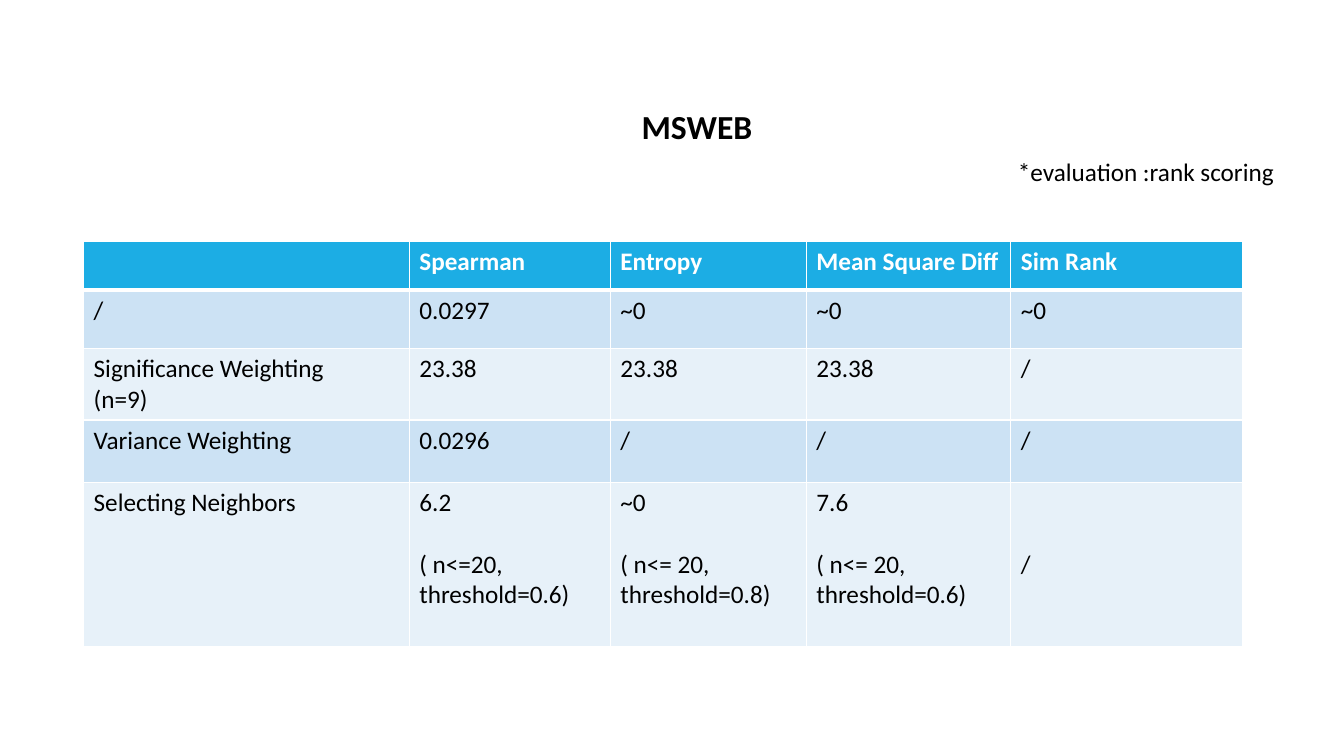
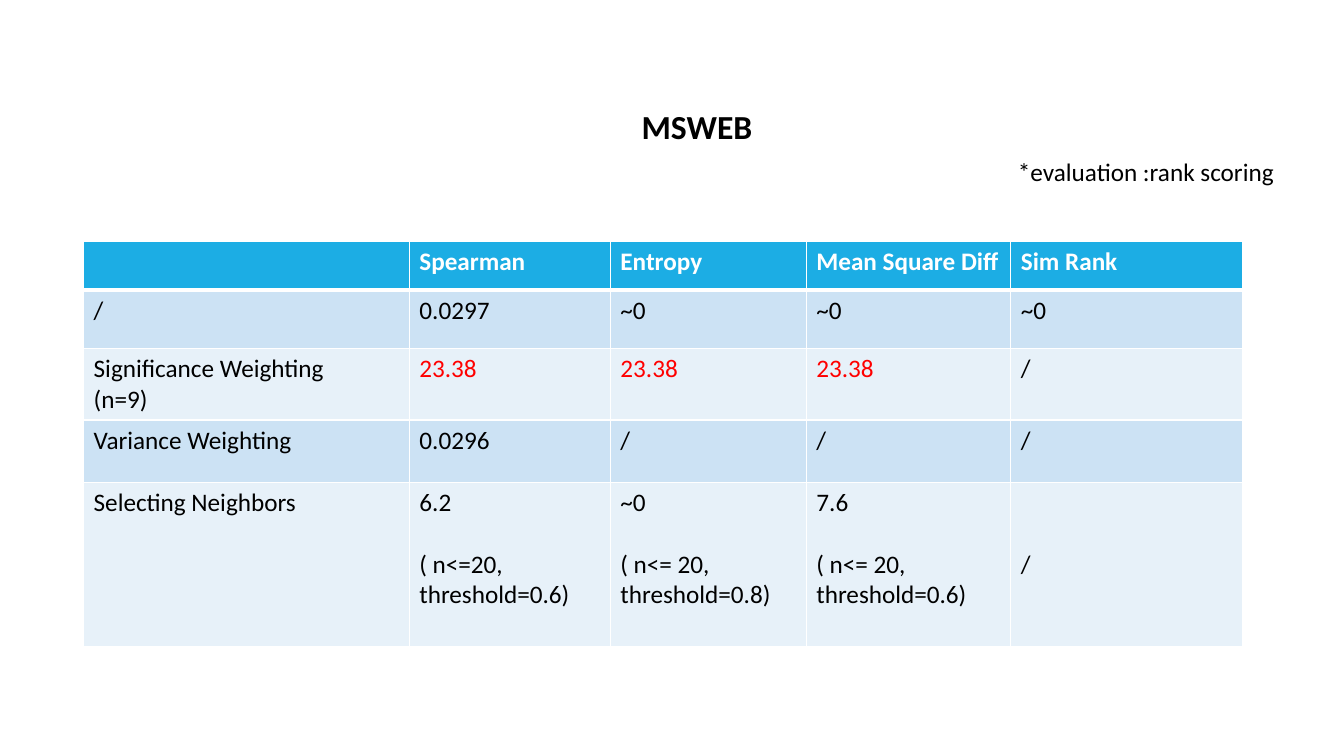
Before and after one commit to TZstatsADS/Fall2017-project4-grp8, a slide deck: slide 7 of doc/proj4-grp8.pptx. Drawn at 1344x756 pixels with LibreOffice and Linux fonts; fonts in the diff are those of the drawing. Boxes give left, top, right and bottom in pixels: in the first picture for what was removed or moved away, otherwise in the second. Text is boxed around its words. In the diff, an @@ line names an element or a change of style, - is before the commit and + after.

```diff
--- a/doc/proj4-grp8.pptx
+++ b/doc/proj4-grp8.pptx
@@ table at box(84, 241, 1242, 642) @@
@@ text colour #000000 to #FF0000 in "23.38", "23.38", "23.38" @@
```
Also in this commit, not shown: 2 other slides changed.
